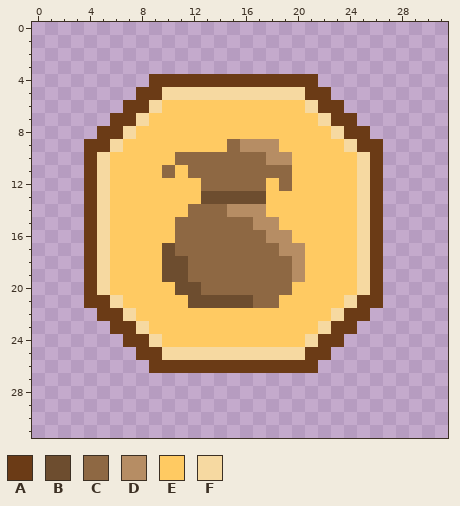
One commit to this pixel-art sprite: img/bag-symbol.png. Above, as it was before the edit.
The file is 96x96 pixels, drawn in blocks of 3x3; one block is one cell here.
Palette (. is transparent): A #6b3b16  B #6d4d2f  C #8e6843  D #b68d64  E #ffca62  F #f6d9a1
Pixels before, first column x 4:
 4 .....AAAAAAAAAAAAA.....
 5 ....AAFFFFFFFFFFFAA....
 6 ...AAFEEEEEEEEEEEFAA...
 7 ..AAFEEEEEEEEEEEEEFAA..
 8 .AAFEEEEEEEEEEEEEEEFAA.
 9 AAFEEEEEEEECDDDEEEEEFAA
10 AFEEEEECCCCCCCDDEEEEEFA
11 AFEEEECECCCCCCCCEEEEEFA
12 AFEEEEEEECCCCCECEEEEEFA
13 AFEEEEEEEBBBBBEEEEEEEFA
14 AFEEEEEECCCDDDEEEEEEEFA
15 AFEEEEECCCCCCDDEEEEEEFA
16 AFEEEEECCCCCCCDDEEEEEFA
17 AFEEEEBCCCCCCCCDDEEEEFA
18 AFEEEEBBCCCCCCCCDEEEEFA
19 AFEEEEBBCCCCCCCCDEEEEFA
20 AFEEEEEBBCCCCCCCEEEEEFA
21 AAFEEEEEBBBBBCCEEEEEFAA
22 .AAFEEEEEEEEEEEEEEEFAA.
23 ..AAFEEEEEEEEEEEEEFAA..
24 ...AAFEEEEEEEEEEEFAA...
25 ....AAFFFFFFFFFFFAA....
26 .....AAAAAAAAAAAAA.....
The same view after the edit:
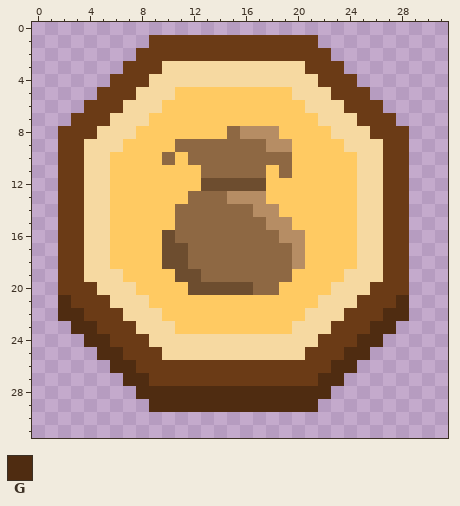
Colours new in this view: G #4f2c11
The exact change:
y 1: x 9..21 ............. -> AAAAAAAAAAAAA
y 2: x 8..22 ............... -> AAAAAAAAAAAAAAA
y 3: x 7..23 ................. -> AAAFFFFFFFFFFFAAA
y 4: x 6..24 ...AAAAAAAAAAAAA... -> AAAFFFFFFFFFFFFFAAA
y 5: x 5..9 ...AA -> AAAFF; x 11..19 FFFFFFFFF -> EEEEEEEEE; x 21..25 AA... -> FFAAA
y 6: x 4..8 ...AA -> AAAFF; x 22..26 AA... -> FFAAA
y 7: x 3..7 ...AA -> AAAFF; x 23..27 AA... -> FFAAA
y 8: x 2..6 ...AA -> AAAFF; x 15..18 EEEE -> CDDD; x 24..28 AA... -> FFAAA
y 9: x 2..5 ..AA -> AAFF; x 11..14 EEEE -> CCCC; x 16..17 DD -> CC; x 19 E -> D; x 25..28 AA.. -> FFAA
y 10: x 2..4 ..A -> AAF; x 10..11 EC -> CE; x 18..19 DD -> CC; x 26..28 A.. -> FAA
y 11: x 2..4 ..A -> AAF; x 10 C -> E; x 12 C -> E; x 18 C -> E; x 26..28 A.. -> FAA
y 12: x 2..4 ..A -> AAF; x 13..17 CCCCC -> BBBBB; x 19 C -> E; x 26..28 A.. -> FAA
y 13: x 2..4 ..A -> AAF; x 12..17 EBBBBB -> CCCDDD; x 26..28 A.. -> FAA
y 14: x 2..4 ..A -> AAF; x 11 E -> C; x 15..16 DD -> CC; x 18 E -> D; x 26..28 A.. -> FAA
y 15: x 2..4 ..A -> AAF; x 17 D -> C; x 19 E -> D; x 26..28 A.. -> FAA
y 16: x 2..4 ..A -> AAF; x 10 E -> B; x 18 D -> C; x 20 E -> D; x 26..28 A.. -> FAA
y 17: x 2..4 ..A -> AAF; x 11 C -> B; x 19 D -> C; x 26..28 A.. -> FAA
y 18: x 2..4 ..A -> AAF; x 26..28 A.. -> FAA
y 19: x 2..4 ..A -> AAF; x 6 E -> F; x 10 B -> E; x 12 C -> B; x 20 D -> E; x 24 E -> F; x 26..28 A.. -> FAA
y 20: x 2..3 .. -> AA; x 6..7 EE -> FF; x 11 B -> E; x 13..16 CCCC -> BBBB; x 19 C -> E; x 23..24 EE -> FF; x 27..28 .. -> AA
y 21: x 2..3 .. -> GA; x 7..8 EE -> FF; x 12..18 BBBBBCC -> EEEEEEE; x 22..23 EE -> FF; x 27..28 .. -> AG
y 22: x 2..4 ... -> GGA; x 8..9 EE -> FF; x 21..22 EE -> FF; x 26..28 ... -> AGG
y 23: x 3..5 ... -> GGA; x 9..10 EE -> FF; x 20..21 EE -> FF; x 25..27 ... -> AGG
y 24: x 4..6 ... -> GGA; x 10..20 EEEEEEEEEEE -> FFFFFFFFFFF; x 24..26 ... -> AGG
y 25: x 5..7 ... -> GGA; x 23..25 ... -> AGG
y 26: x 6..8 ... -> GGA; x 22..24 ... -> AGG
y 27: x 7..23 ................. -> GGAAAAAAAAAAAAAGG
y 28: x 8..22 ............... -> GGGGGGGGGGGGGGG
y 29: x 9..21 ............. -> GGGGGGGGGGGGG
